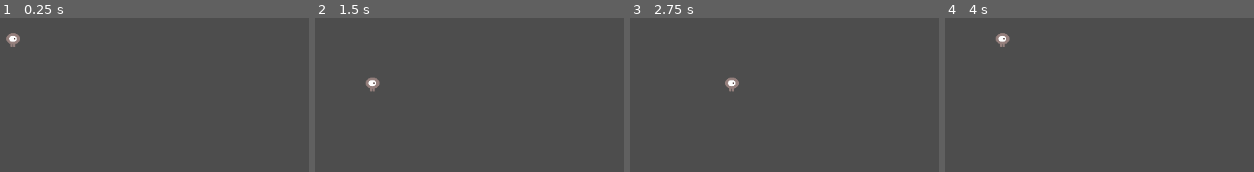
Above: before the commit, frames 1-4 (left to right).
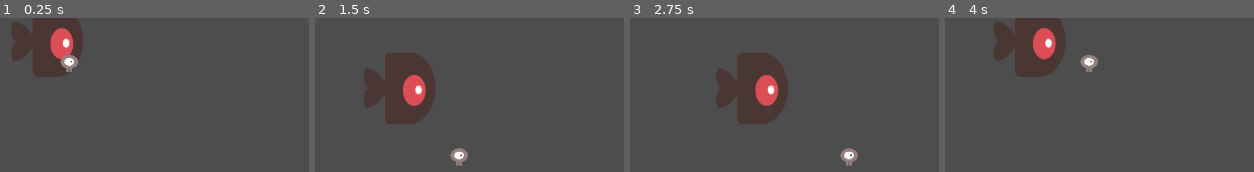
Above: after the commit, the same moments.

Repository: carlbleick/la-calori
Game: Godot game, scene res://Scenes/main.tscn
Same seed, same stepped clock (60 frames per second), same inputs: the game is played once before the commit and once after it.
Inputs:
- Up to frame 1 (0.25 s): no input
- Up to frame 2 (1.5 s): tap Enter at 0.5 s; hold D (right) 0.53-1.28 s; tap Space at 1.25 s; hold S (down) from 1.28 s (still down)
- Up to frame 3 (2.75 s): tap Enter at 2 s; release S (down) at 2.03 s; hold D (right) from 2.03 s (still down)
- Up to frame 4 (4 s): tap Space at 2.75 s; release D (right) at 2.78 s; hold W (up) 2.78-3.53 s; tap Enter at 3.5 s; hold A (left) from 3.53 s (still down)

The runs differ from the first frame. In frame 1, 7.0% of the frame differs, in the area x 1-27%, y 0-39%; in frame 2, 8.2%, in the area x 15-50%, y 22-97%; in frame 3, 8.1%; in frame 4, 7.3%.

Commit message:
[wip] tacotruck movement depending on tacocat

Diff:
--- a/Scenes/Tacocat.gd
+++ b/Scenes/Tacocat.gd
@@ -6,10 +6,17 @@
 			"up": Vector2.UP,
 			"down": Vector2.DOWN}
 
+@export var sprite: Sprite2D
+@export var parentNode: Node2D
+
 # Called when the node enters the scene tree for the first time.
 func _ready():
 	position = position.snapped(Vector2.ONE * tile_size)
 	position += Vector2.ONE * tile_size/2
+	tile_size = sprite.texture.get_size() / 2
+	print(tile_size)
+	parentNode.position = position.snapped(Vector2.ONE * tile_size)
+	parentNode.position += Vector2.ONE * tile_size/2
 
 func _unhandled_input(event):
 	for dir in inputs.keys():
@@ -18,3 +25,4 @@
 
 func move(dir):
 	position += inputs[dir] * tile_size
+	parentNode.position += inputs[dir] * tile_size
--- a/Scenes/Tacocat.tscn
+++ b/Scenes/Tacocat.tscn
@@ -4,18 +4,23 @@
 [ext_resource type="Texture2D" uid="uid://byfg4owtycgij" path="res://Assets/playerGrey_walk1.png" id="1_tj6yh"]
 
 [sub_resource type="RectangleShape2D" id="RectangleShape2D_0ynmh"]
+size = Vector2(228, 230)
 
-[node name="Tacocat" type="Area2D"]
+[node name="Tacocat" type="Area2D" node_paths=PackedStringArray("sprite")]
 script = ExtResource("1_7fb5l")
-
-[node name="Sprite2D" type="Sprite2D" parent="."]
-position = Vector2(-2.38419e-07, 7.15256e-07)
-scale = Vector2(0.185185, 0.148148)
-texture = ExtResource("1_tj6yh")
+sprite = NodePath("Sprite2D")
 
 [node name="CollisionShape2D" type="CollisionShape2D" parent="."]
 shape = SubResource("RectangleShape2D_0ynmh")
 
+[node name="Sprite2D" type="Sprite2D" parent="."]
+position = Vector2(3.05176e-05, 3.8147e-06)
+scale = Vector2(2.11111, 1.68889)
+texture = ExtResource("1_tj6yh")
+
 [node name="RayCast2D" type="RayCast2D" parent="."]
+position = Vector2(1.81899e-12, 2.27374e-13)
+scale = Vector2(1, 1)
+target_position = Vector2(-1.81899e-12, 169)
 
 [node name="AnimationPlayer" type="AnimationPlayer" parent="."]
--- /dev/null
+++ b/Scenes/Tacotruck.tscn
@@ -0,0 +1,25 @@
+[gd_scene load_steps=4 format=3 uid="uid://dgauqn0jkrse4"]
+
+[ext_resource type="Texture2D" uid="uid://dewof2qpb043y" path="res://Assets/enemySwimming_1.png" id="1_hrcip"]
+[ext_resource type="PackedScene" uid="uid://4lp775iodovg" path="res://Scenes/Tacocat.tscn" id="2_37co7"]
+
+[sub_resource type="RectangleShape2D" id="RectangleShape2D_ejq7m"]
+
+[node name="Tacotruck" type="Area2D"]
+
+[node name="Sprite2D" type="Sprite2D" parent="."]
+position = Vector2(1.90735e-06, -1.90735e-06)
+scale = Vector2(0.782, 1.07)
+texture = ExtResource("1_hrcip")
+
+[node name="CollisionShape2D" type="CollisionShape2D" parent="."]
+scale = Vector2(5.15, 5.15)
+shape = SubResource("RectangleShape2D_ejq7m")
+
+[node name="RayCast2D" type="RayCast2D" parent="."]
+
+[node name="AnimationPlayer" type="AnimationPlayer" parent="."]
+
+[node name="Tacocat" parent="." node_paths=PackedStringArray("parentNode") instance=ExtResource("2_37co7")]
+scale = Vector2(0.11, 0.11)
+parentNode = NodePath("..")
--- a/Scenes/main.tscn
+++ b/Scenes/main.tscn
@@ -1,7 +1,7 @@
 [gd_scene load_steps=2 format=3 uid="uid://c3rjd4tnah071"]
 
-[ext_resource type="PackedScene" uid="uid://4lp775iodovg" path="res://Scenes/Tacocat.tscn" id="1_qyaxy"]
+[ext_resource type="PackedScene" uid="uid://dgauqn0jkrse4" path="res://Scenes/Tacotruck.tscn" id="2_tgqdk"]
 
 [node name="Node2D" type="Node2D"]
 
-[node name="Tacocat" parent="." instance=ExtResource("1_qyaxy")]
+[node name="Tacotruck" parent="." instance=ExtResource("2_tgqdk")]
